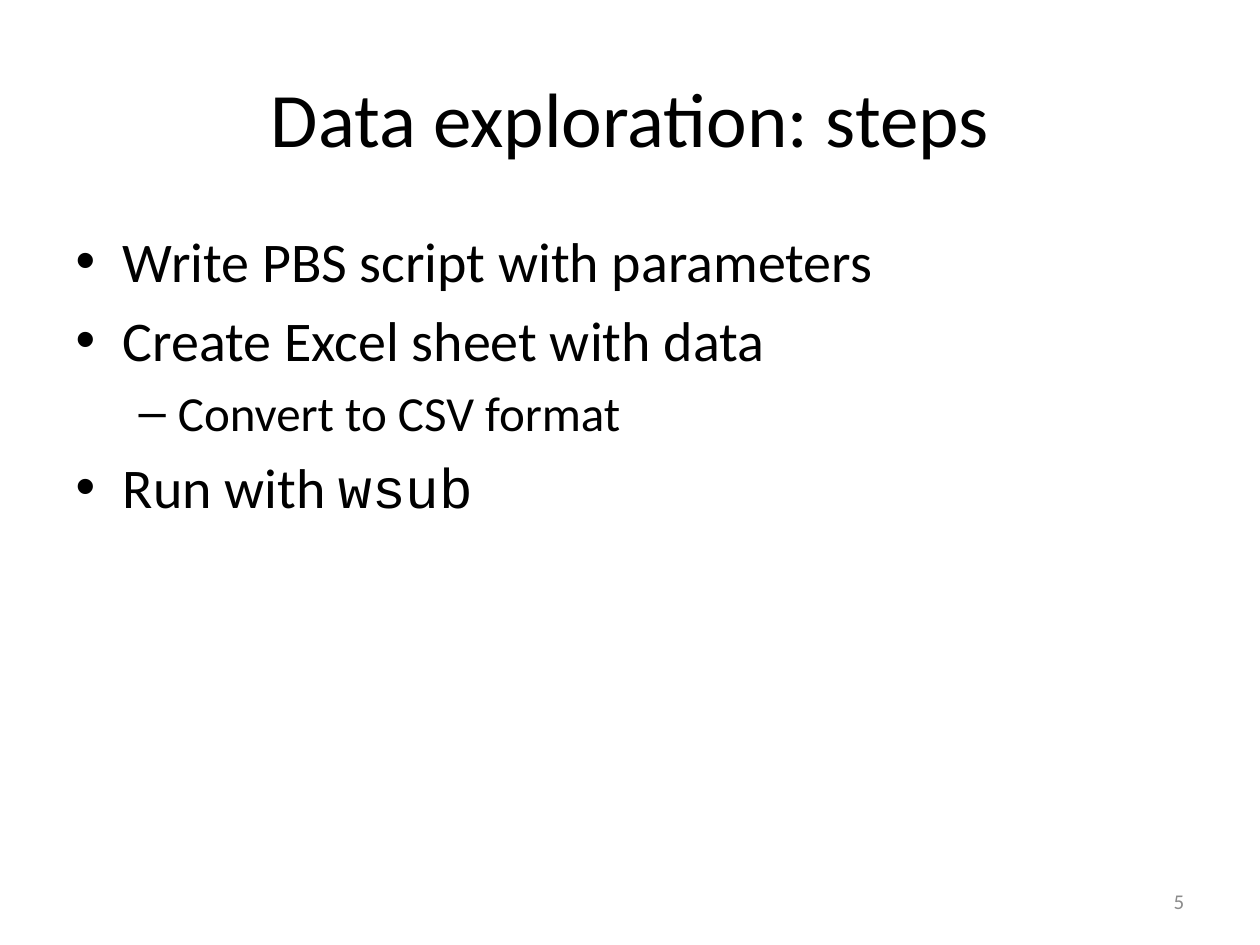
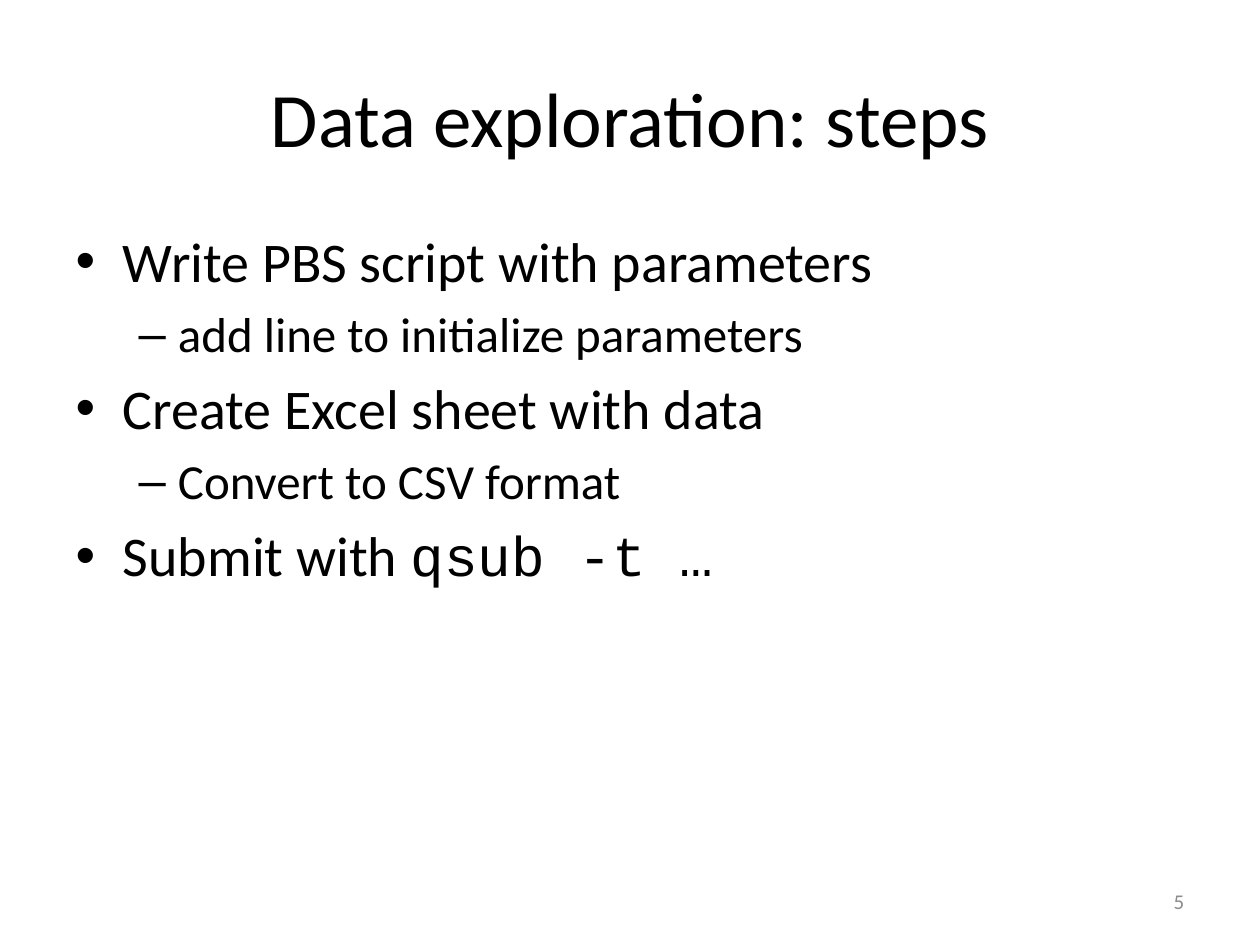
Before and after one commit to gjbex/atools, a slide deck: slide 5 of atools.pptx. Drawn at 1260x945 pixels with LibreOffice and Linux fonts; fonts in the diff are those of the drawing. Boxes give left, top, right and bottom in pixels: in the first picture for what was removed or moved away, otherwise in the second. Text is boxed around its words. In the diff, an @@ line names an element or a change of style, - is before the commit and + after.

```diff
--- a/atools.pptx
+++ b/atools.pptx
@@ text at [178,318,802,360]: paragraph added @@
+  – add line to initialize parameters
@@ text at [123,536,646,588]: text changed @@
-• Run with wsub
+• Submit with qsub -t …
```
Also in this commit, not shown: 8 other slides changed, 4 slides added, 10 slides removed.
